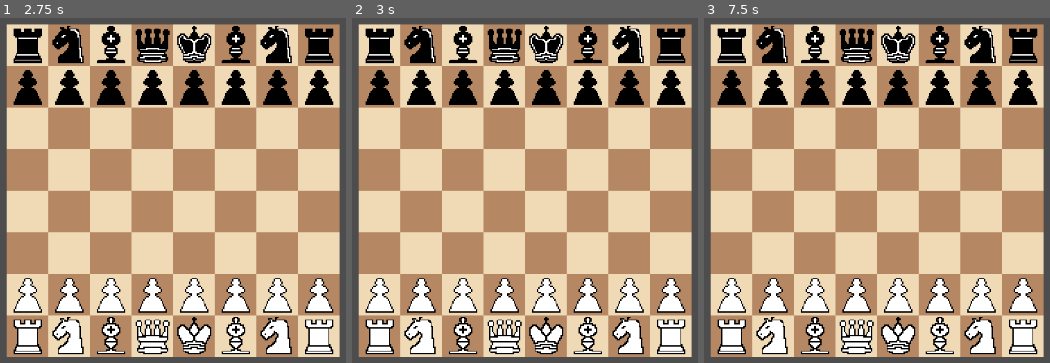
Above: before the commit, frames 1-3 (left to right).
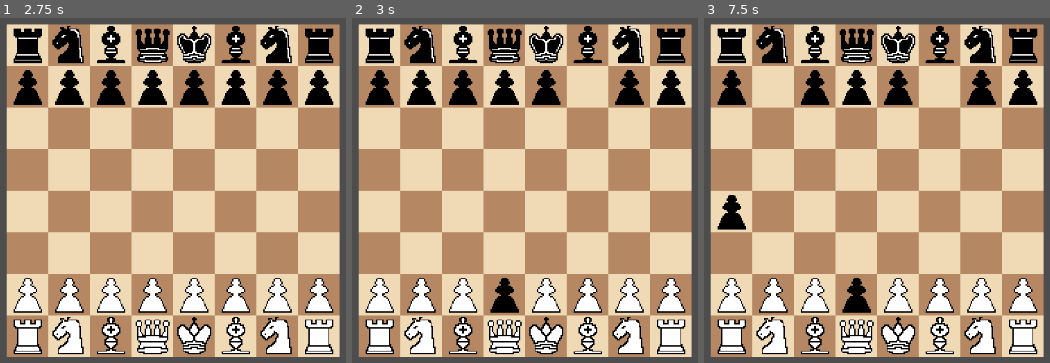
Above: after the commit, the same moments.

Repository: cl0udydev/chess-android
Game: Godot game, scene res://scenes/test.tscn
Two runs of this game, one before a commit and one after it. Both use one fixed random seed, a clock stepped at 60 frames per second and the inputs below.
Inputs (mouse positions are in pixels of both pictures, inside the frame that each line leads up to):
- Up to frame 1 (2.75 s): tap Enter at 0.5, 2 s; move the mouse to (outside the picture) at 0.52 s; click (outside the picture) at 0.67 s; tap Space at 1.25 s; move the mouse to (13, 207) at 1.27 s; click (13, 207) at 1.42 s; move the mouse to (256, 87) at 2.02 s; click (256, 87) at 2.17 s
- Up to frame 2 (3 s): tap Space at 2.75 s; move the mouse to (486, 273) at 2.77 s; click (486, 273) at 2.92 s
- Up to frame 3 (7.5 s): tap Enter at 3.5 s; move the mouse to (outside the picture) at 3.52 s; click (outside the picture) at 3.67 s; tap Space at 4.25 s; move the mouse to (outside the picture) at 4.27 s; click (outside the picture) at 4.42 s; move the mouse to (918, 183) at 5.02 s; click (918, 183) at 5.17 s; move the mouse to (759, 73) at 5.77 s; click (759, 73) at 5.92 s; move the mouse to (outside the picture) at 6.52 s; click (outside the picture) at 6.67 s; move the mouse to (717, 207) at 7.27 s; click (717, 207) at 7.42 s

Frame 1 is identical in both runs. In frame 2, 0.9% of the frame differs, in the area x 40-73%, y 15-86%; in frame 3, 2.0%, in the area x 3-73%, y 15-86%.

Commit message:
added logic for moving pieces across the board

Diff:
--- a/scripts/chess_board.gd
+++ b/scripts/chess_board.gd
@@ -17,6 +17,16 @@
 
 # global alert signal. Sent every time a new piece is materialized on the logic board. Allows the visual representation layer (ChessView) to synchronize the image on the smartphone screen without direct connection to the logic.
 signal piece_spawned(type: int, color: int, row: int, col: int)
+
+# global alert signal. Sent every time a piece is shifted from one grid cell to another. Allows the view layer to update and clear corresponding visual nodes.
+signal piece_moved(from_row: int, from_col: int, to_row: int, to_col: int)
+
+# processes the logical displacement of a piece inside the matrix. It extracts the resource data, frees the initial cell, re-assigns the target cell, and fires the movement signal.
+func move_piece(from_row: int, from_col: int, to_row: int, to_col: int) -> void:
+	var piece_to_move = board[from_row][from_col]
+	board[from_row][from_col] = null
+	board[to_row][to_col] = piece_to_move
+	piece_moved.emit(from_row, from_col, to_row, to_col)
 
 # using nested loops, it creates an 8x8 matrix, filling each cell with a null value. This ensures that the game session starts with a clean coordinate grid.
 func create_chess_board() -> void:
@@ -60,5 +70,6 @@
 	create_chess_board()
 	setup_initial_board()
 
-func _process(_delta: float) -> void:
-	pass
+# getter method that safely retrieves the logical piece data at the specified coordinates. Returns a ChessPieceData object if a piece exists, or null if the cell is empty. Enforces strict bounds checking implicitly via array indices.
+func get_piece_at(row: int, col: int) -> Variant:
+	return board[row][col]
--- a/scripts/chess_view.gd
+++ b/scripts/chess_view.gd
@@ -10,6 +10,7 @@
 This script plays the role of the View in the MVC architectural pattern.
 It listens to signals from the logical chess board and dynamically renders
 the visual board cells and chess pieces, maintaining a responsive layout for mobile screens.
+It manages player interaction via touch inputs and handles the visual state of piece selection and movement.
 """
 
 # reference to the logical chess board node (Model) that handles game state and piece spawning.
@@ -21,6 +22,26 @@
 # preloads the scene template for a visual chess piece, allowing the script to instantly instantiate sprites in memory.
 @onready var piece_template = preload("res://scenes/chess_piece_view.tscn")
 
+# stores the coordinates of the currently active/selected board cell using a 2D integer vector (col, row). Defaults to (-1, -1), indicating that no cell is selected.
+var selected_cell: Vector2i = Vector2i(-1, -1)
+
+# callback method that triggers when the logical board emits the 'piece_moved' signal. It cleans up the old cell by freeing its child sprite, clears the target cell to handle potential captures, and re-renders the moved piece at its new logical position.
+func _on_piece_moved(from_row: int, from_col: int, to_row: int, to_col: int) -> void:
+	var from_flat = (from_row * 8) + from_col
+	var from_cell = grid_container.get_child(from_flat)
+	# safely destroys the visual piece instance at the old location to clear the cell.
+	for child in from_cell.get_children():
+		child.queue_free()
+	var to_flat = (to_row * 8) + to_col
+	var to_cell = grid_container.get_child(to_flat)
+	# safely destroys any pre-existing piece at the destination cell (handling chess captures).
+	for child in to_cell.get_children():
+		child.queue_free()
+	# setches the updated data from the Model to re-draw the piece at its new destination.
+	var piece_data = chess_board.get_piece_at(to_row, to_col)
+	if piece_data != null:
+		_on_piece_spawned(piece_data.type, piece_data.color, to_row, to_col)
+
 # callback method that triggers when the logical board emits the 'piece_spawned' signal. It calculates the flat grid index, finds the corresponding cell, instantiates a new visual piece, and attaches it as a child of that cell.
 func _on_piece_spawned(type: int, color: int, row: int, col: int) -> void:
 	var flat_index = (row * 8) + col
@@ -28,6 +49,26 @@
 	var new_piece = piece_template.instantiate()
 	new_piece.set_piece(type, color)
 	target_cell.add_child(new_piece)
+
+# handles mouse clicks and touch screen press events for individual board cells. Implements a 2-state input machine: state 1 selects a valid piece, state 2 executes a move to the target coordinates and resets selection.
+func _on_cell_input(event: InputEvent, row: int, col: int) -> void:
+	if event is InputEventMouseButton:
+		if event.pressed:
+			# state 1: No piece is currently selected. Attempting to select a piece at the tapped coordinates.
+			if selected_cell == Vector2i(-1, -1):
+				var piece = chess_board.get_piece_at(row, col)
+				if piece != null:
+					selected_cell = Vector2i(col, row)
+					print("фигура выбрана на: ", selected_cell)
+			# state 2: A piece was previously selected. Treating the current tap as the destination for a move.
+			else:
+				var from_row = selected_cell.y
+				var from_col = selected_cell.x
+				print("пытаемся совершить ход из ", from_row, ", ", from_col, " в ", row, ", ", col)
+				# Calls down to the Model to execute the logical transformation.
+				chess_board.move_piece(from_row, from_col, row, col)
+				# Resets the state machine back to selection mode.
+				selected_cell = Vector2i(-1, -1)
 
 # initialization method. It generates a checkered 8x8 layout using TextureRect nodes, populates the GridContainer, connects the piece spawning signal, and triggers the initial logical board arrangement.
 func _ready() -> void:
@@ -44,7 +85,10 @@
 				cell.texture = load("res://assets/sprites/board_cells/dark_cell.png")
 			# appends the fully configured texture cell into the flat array of the GridContainer.
 			grid_container.add_child(cell)
-	# connects to the Model's signal to listen for dynamically spawned pieces.
+			# connects the GUI input signal of each generated cell to the interaction handler, binding its strict logical row and column.
+			cell.gui_input.connect(_on_cell_input.bind(row, col))
+	# connects to the Model's signals to listen for dynamically spawned and moved pieces.
 	chess_board.piece_spawned.connect(_on_piece_spawned)
-	# sSignals the Model to start calculation and placement of the initial 32 pieces.
+	chess_board.piece_moved.connect(_on_piece_moved)
+	# signals the Model to start calculation and placement of the initial 32 pieces.
 	chess_board.setup_initial_board()
